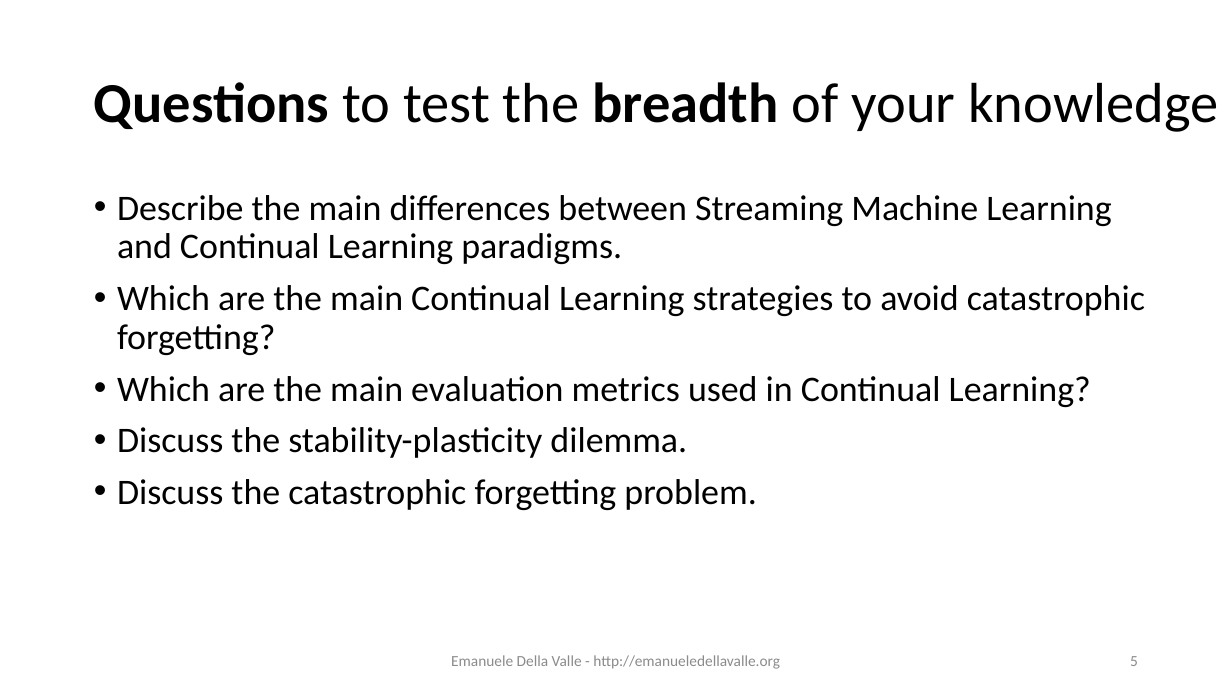
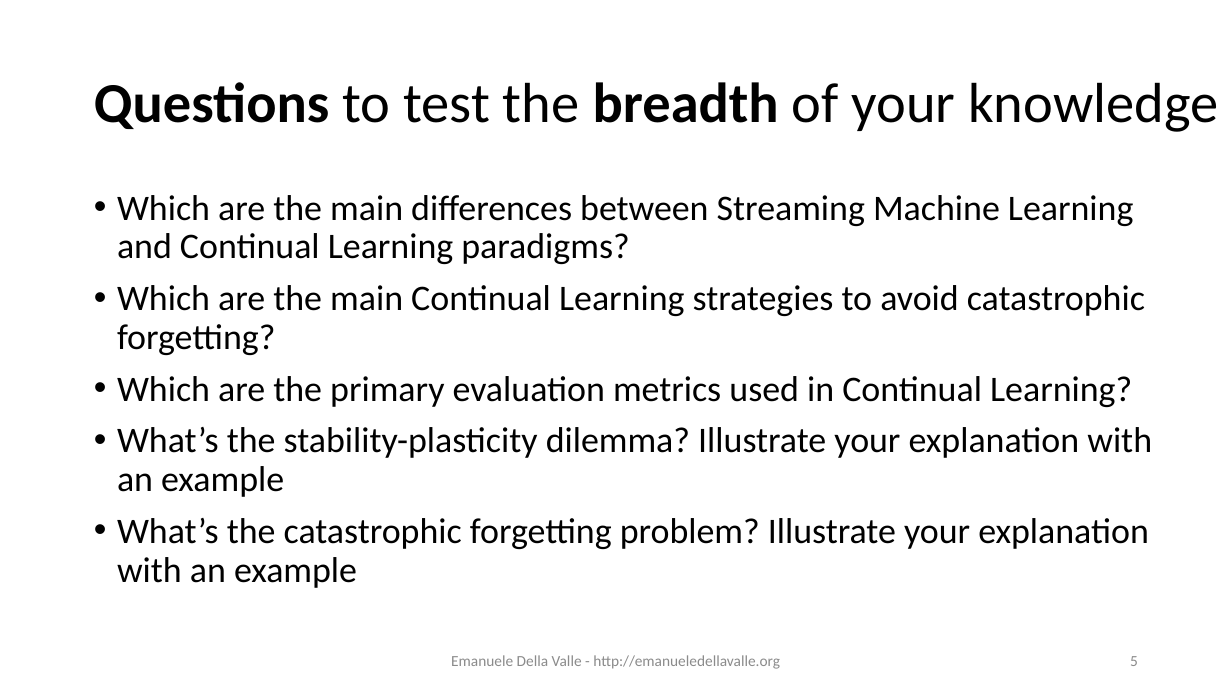
Before and after one commit to eugeniovaretti/streaming-data-analytics, a slide deck: slide 5 of lectures/11_SDS_exam-preview/11_Streaming-Data-Science_exam-preview.pptx. Drawn at 1232x693 pixels with LibreOffice and Linux fonts; fonts in the diff are those of the drawing. Boxes give left, top, right and bottom in pixels: in the first picture for what was removed or moved away, otherwise in the second. Text is boxed around its words. In the diff, an @@ line names an element or a change of style, - is before the commit and + after.

```diff
--- a/lectures/11_SDS_exam-preview/11_Streaming-Data-Science_exam-preview.pptx
+++ b/lectures/11_SDS_exam-preview/11_Streaming-Data-Science_exam-preview.pptx
@@ text at box(117, 195, 1133, 264): text changed @@
-• Describe the main differences between Streaming Machine Learning and Continual Learning paradigms.
+• Which are the main differences between Streaming Machine Learning and Continual Learning paradigms?
@@ text at box(117, 376, 1152, 588): text changed @@
-• Which are the main evaluation metrics used in Continual Learning?
-• Discuss the stability-plasticity dilemma.
-• Discuss the catastrophic forgetting problem.
+• Which are the primary evaluation metrics used in Continual Learning?
+• What’s the stability-plasticity dilemma? Illustrate your explanation with an example
+• What’s the catastrophic forgetting problem? Illustrate your explanation with an example
```
Also in this commit, not shown: 3 other slides changed.
